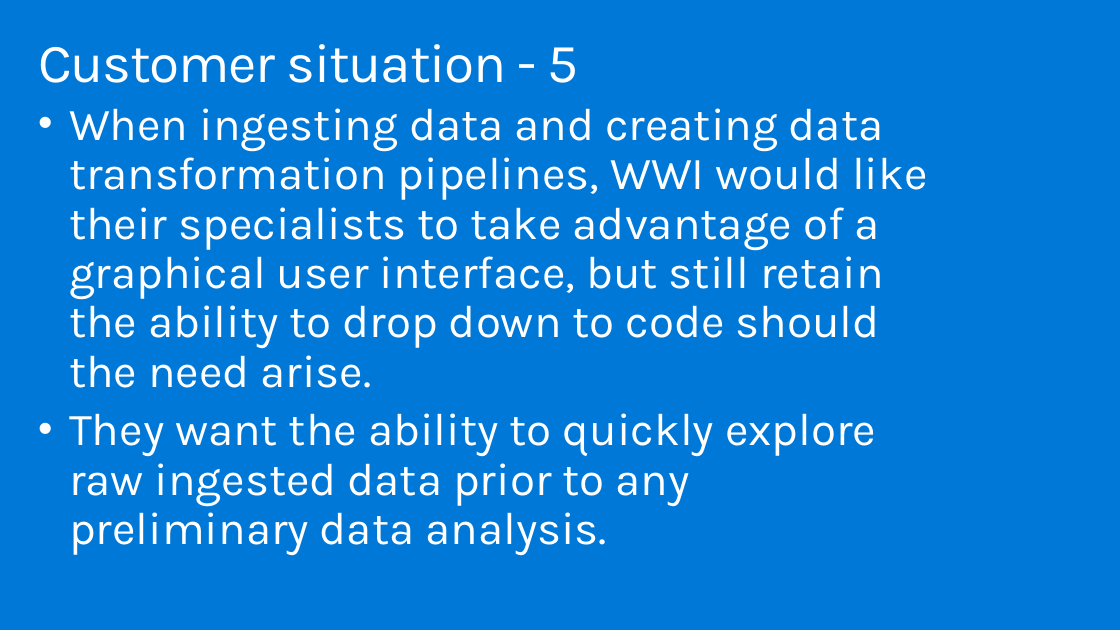
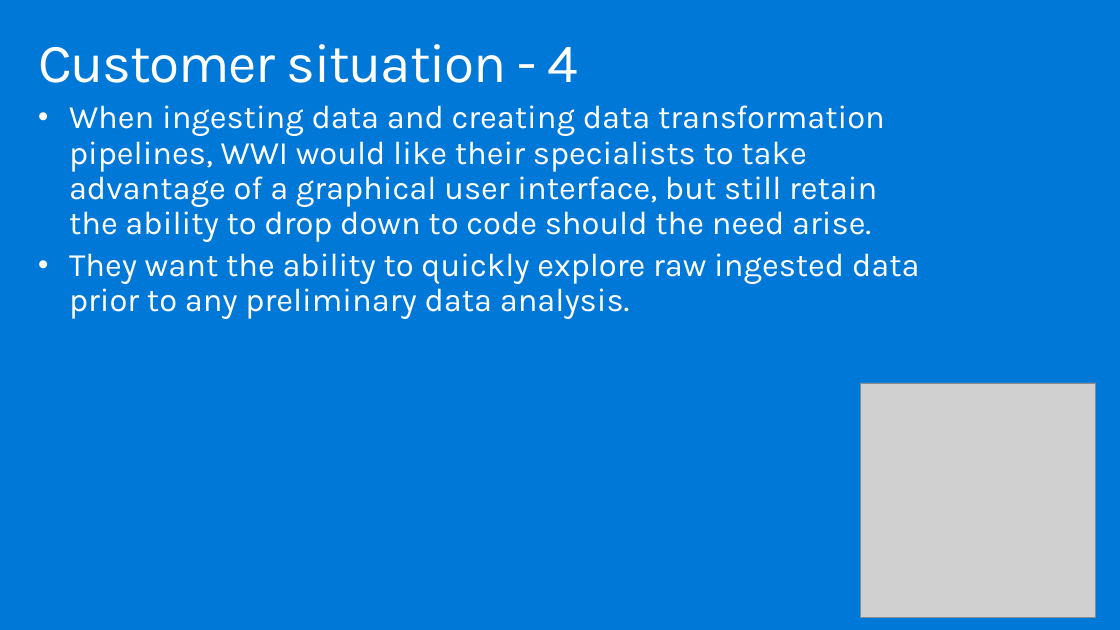
Before and after one commit to solliancenet/MCW-Azure-Synapse-Analytics, a slide deck: slide 7 of Whiteboard design session/WDS trainer presentation - Azure Synapse Analytics.pptx. Drawn at 1120x630 pixels with LibreOffice and Linux fonts; fonts in the diff are those of the drawing; grey boxes stand for pictures. Boxes give left, top, right and bottom in pixels: in the first picture for what was removed or moved away, otherwise in the second. Text is boxed around its words. In the diff, an @@ line names an element or a change of style, - is before the commit and + after.

```diff
--- a/Whiteboard design session/WDS trainer presentation - Azure Synapse Analytics.pptx
+++ b/Whiteboard design session/WDS trainer presentation - Azure Synapse Analytics.pptx
@@ title at (x1=38, y1=44, x2=578, y2=83): text changed @@
-Customer situation - 5
+Customer situation - 4
@@ text "When ingesting data and creating ..." at (x1=69, y1=105, x2=920, y2=319): size 39.2 to 28 pt; less space between paragraphs @@
@@ picture added at (x1=861, y1=383, x2=1096, y2=618) @@
```
Also in this commit, not shown: 26 other slides changed, 2 other files.
